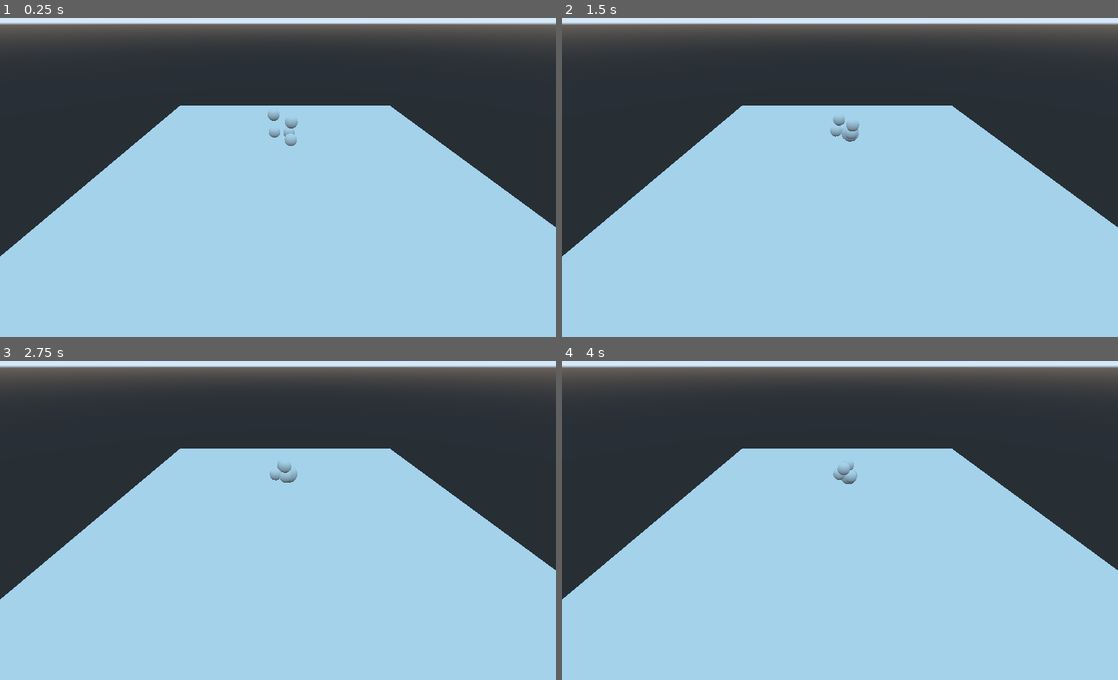
Above: before the commit, frames 1-4 (two rows, left to right).
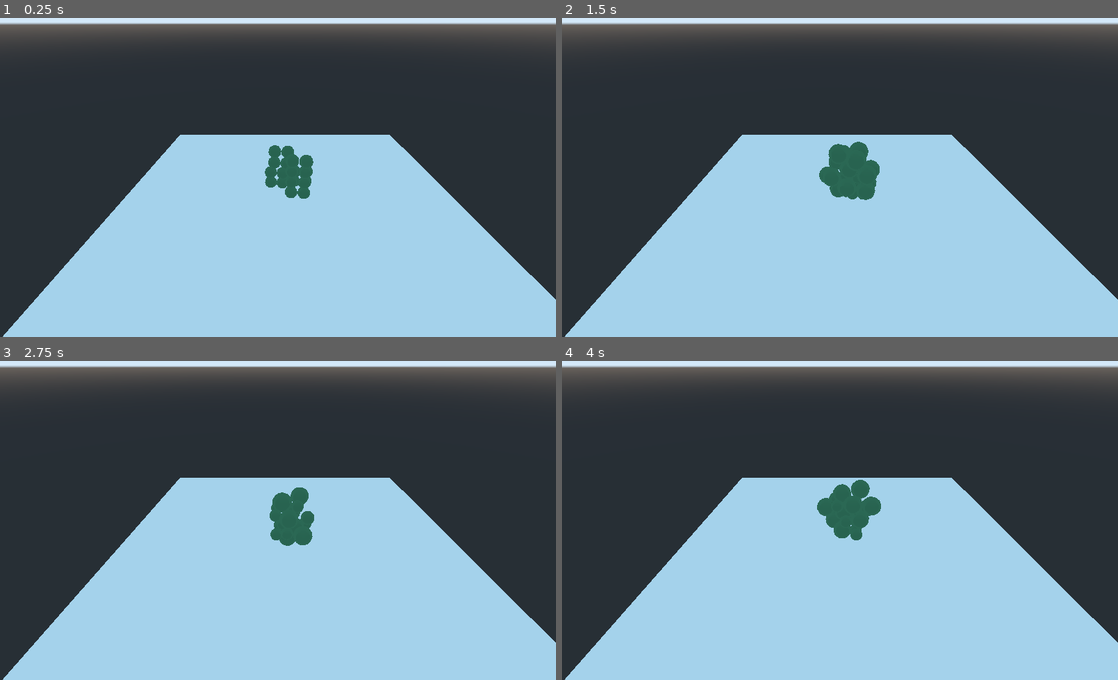
Above: after the commit, the same moments.

Repository: bentles/Particles
Game: Godot game, scene res://TestWorld.tscn
Two runs of this game, one before a commit and one after it. Both use one fixed random seed, a clock stepped at 60 frames per second and the inputs below.
Inputs:
- Up to frame 1 (0.25 s): no input
- Up to frame 2 (1.5 s): no input
- Up to frame 3 (2.75 s): no input
- Up to frame 4 (4 s): no input

The runs differ from the first frame. In frame 1, 15% of the frame differs, in the area x 0-100%, y 27-100%; in frame 2, 15%; in frame 3, 15%; in frame 4, 15%.

Commit message:
hmm getting kinda weird now

Diff:
--- a/Particle/Particle.tscn
+++ b/Particle/Particle.tscn
@@ -7,12 +7,12 @@
 
 # Declare member variables here.
 var vel3 = Vector3.ZERO
-export var fmass = 1
+export var fmass = 1.4
 
 # maybe can make these asymmetric later if it makes things cooler
 const cooldown_seconds = 0.5
-var cooldown_elapsed_seconds = cooldown_seconds
-const action_seconds = 0.5
+var cooldown_elapsed_seconds = 0
+const action_seconds = 0.2
 var action_elapsed_seconds = action_seconds
 
 const size_factor = 0.25;
@@ -45,6 +45,7 @@
 
 	$CollisionShape.shape.radius = size
 	$Body.radius = size
+	$InfluenceArea/CollisionShape.shape.radius = size
 
 func _expand():
 	_act(State.STATE_IDLE, State.STATE_EXPANDING)
@@ -79,7 +80,7 @@
 	_resize_model()
 
 	rand_time += delta;
-	if rand_time > 1:
+	if rand_time > 0.2:
 		rand_time = 0
 		var action = rng.randf()
 		if action < 0.2:
@@ -127,13 +128,21 @@
 resource_local_to_scene = true
 radius = 0.5
 
+[sub_resource type="SpatialMaterial" id=7]
+flags_transparent = true
+albedo_color = Color( 0.517647, 0.913725, 0.67451, 1 )
+metallic = 1.0
+metallic_specular = 0.8
+
 [sub_resource type="SphereShape" id=3]
+resource_local_to_scene = true
 radius = 0.52
 
 [node name="Particle" type="RigidBody" groups=[
 "Particle",
 ]]
 collision_mask = 19
+mass = 0.6
 physics_material_override = SubResource( 5 )
 angular_damp = 0.5
 script = SubResource( 6 )
@@ -142,6 +151,7 @@
 shape = SubResource( 4 )
 
 [node name="Body" type="CSGSphere" parent="."]
+material_override = SubResource( 7 )
 radius = 0.5
 radial_segments = 14
 rings = 8
--- a/TestWorld.tscn
+++ b/TestWorld.tscn
@@ -7,7 +7,7 @@
 [node name="TestWorld" type="Spatial"]
 
 [node name="Camera" type="Camera" parent="."]
-transform = Transform( 1, 0, 0, 0, 0.838652, 0.544668, 0, -0.544668, 0.838652, -1, 10.3466, 18.3813 )
+transform = Transform( 1, 0, 0, 0, 0.838652, 0.544668, 0, -0.544668, 0.838652, -1, 13.8462, 16.0482 )
 
 [node name="StaticBody" type="StaticBody" parent="."]
 collision_layer = 16
@@ -36,3 +36,48 @@
 
 [node name="Particle5" parent="." instance=ExtResource( 1 )]
 transform = Transform( 1, 0, 0, 0, 1, 0, 0, 0, 1, -1.35048, 4.21345, 0 )
+
+[node name="Particle6" parent="." instance=ExtResource( 1 )]
+transform = Transform( 1, 0, 0, 0, 1, 0, 0, 0, 1, 0, 4.02731, 1.64946 )
+
+[node name="Particle7" parent="." instance=ExtResource( 1 )]
+transform = Transform( 1, 0, 0, 0, 1, 0, 0, 0, 1, -1.35048, 4.02731, 0 )
+
+[node name="Particle8" parent="." instance=ExtResource( 1 )]
+transform = Transform( 1, 0, 0, 0, 1, 0, 0, 0, 1, 0, 4.02731, 0 )
+
+[node name="Particle9" parent="." instance=ExtResource( 1 )]
+transform = Transform( 1, 0, 0, 0, 1, 0, 0, 0, 1, 0, 5.59414, 1.64946 )
+
+[node name="Particle10" parent="." instance=ExtResource( 1 )]
+transform = Transform( 1, 0, 0, 0, 1, 0, 0, 0, 1, -1.35048, 5.59414, 0 )
+
+[node name="Particle11" parent="." instance=ExtResource( 1 )]
+transform = Transform( 1, 0, 0, 0, 1, 0, 0, 0, 1, 1.07938, 2.64662, 1.64946 )
+
+[node name="Particle12" parent="." instance=ExtResource( 1 )]
+transform = Transform( 1, 0, 0, 0, 1, 0, 0, 0, 1, -0.271097, 2.64662, 0 )
+
+[node name="Particle13" parent="." instance=ExtResource( 1 )]
+transform = Transform( 1, 0, 0, 0, 1, 0, 0, 0, 1, 1.07938, 2.64662, 0 )
+
+[node name="Particle14" parent="." instance=ExtResource( 1 )]
+transform = Transform( 1, 0, 0, 0, 1, 0, 0, 0, 1, 1.07938, 4.21345, 1.64946 )
+
+[node name="Particle15" parent="." instance=ExtResource( 1 )]
+transform = Transform( 1, 0, 0, 0, 1, 0, 0, 0, 1, -0.271097, 4.21345, 0 )
+
+[node name="Particle16" parent="." instance=ExtResource( 1 )]
+transform = Transform( 1, 0, 0, 0, 1, 0, 0, 0, 1, 1.07938, 4.02731, 1.64946 )
+
+[node name="Particle17" parent="." instance=ExtResource( 1 )]
+transform = Transform( 1, 0, 0, 0, 1, 0, 0, 0, 1, -0.271097, 4.02731, 0 )
+
+[node name="Particle18" parent="." instance=ExtResource( 1 )]
+transform = Transform( 1, 0, 0, 0, 1, 0, 0, 0, 1, 1.07938, 4.02731, 0 )
+
+[node name="Particle19" parent="." instance=ExtResource( 1 )]
+transform = Transform( 1, 0, 0, 0, 1, 0, 0, 0, 1, 1.07938, 5.59414, 1.64946 )
+
+[node name="Particle20" parent="." instance=ExtResource( 1 )]
+transform = Transform( 1, 0, 0, 0, 1, 0, 0, 0, 1, -0.271097, 5.59414, 0 )
Not shown: 1 places in Particle/Particle.tscn that only renumber resources
